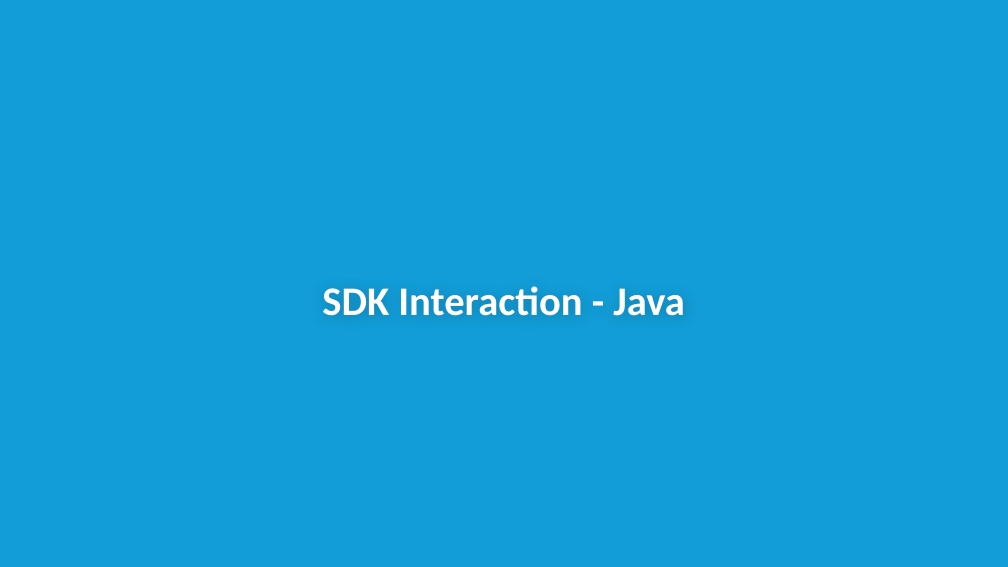
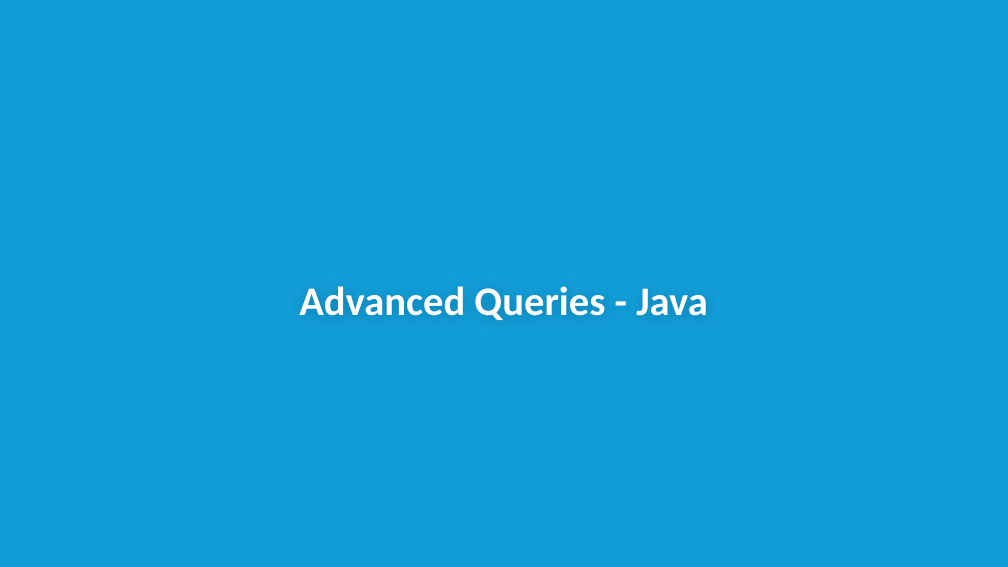
Before and after one commit to subalakr/workshop, a slide deck: slide 14 of server/presentations/04_N1QL Details.pptx (slide 5 before the commit). Drawn at 1008x567 pixels with LibreOffice and Linux fonts; fonts in the diff are those of the drawing; background and template pictures are left out. Boxes give left, top, right and bottom in pixels: in the first picture for what was removed or moved away, otherwise in the second. Text is boxed around its words. In the diff, an @@ line names an element or a change of style, - is before the commit and + after.

```diff
--- a/server/presentations/04_N1QL Details.pptx
+++ b/server/presentations/04_N1QL Details.pptx
@@ title at (299,286,708,320): text changed @@
-SDK Interaction - Java
+Advanced Queries - Java
```
Also in this commit, not shown: 4 other slides changed, 9 slides added, 1 other file.
